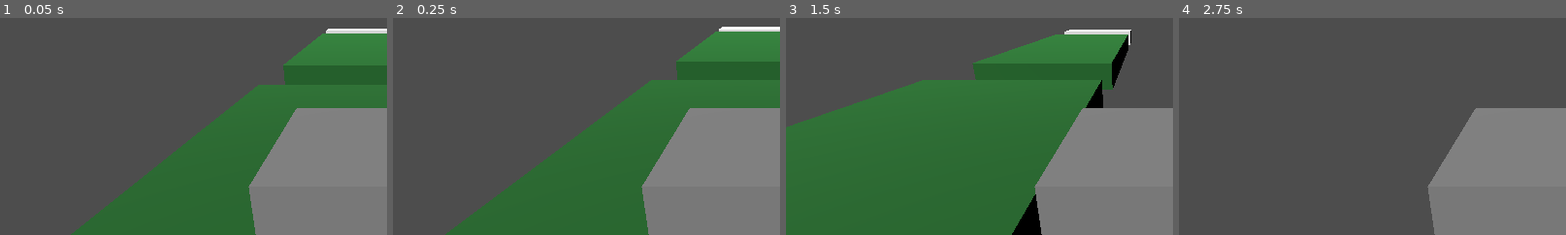
Above: before the commit, frames 1-4 (left to right).
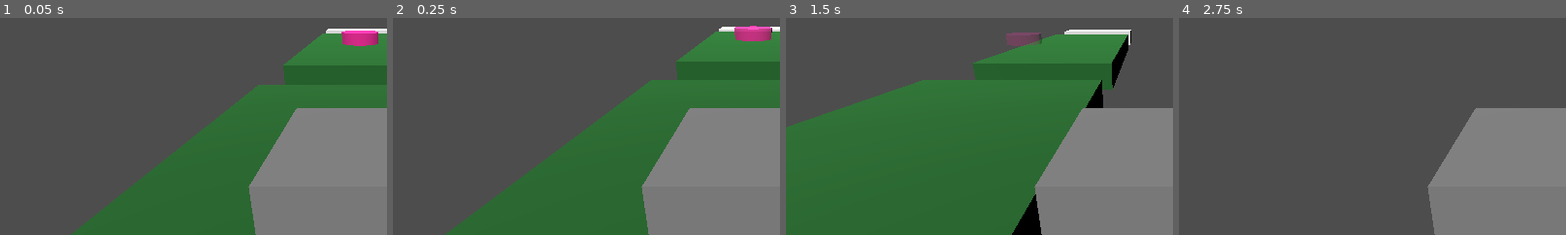
Above: after the commit, the same moments.

Repository: Christian-guajardo/godot_game_project
Game: Godot game, scene res://Contents/Scene/zone_1.tscn
Two runs of this game, one before a commit and one after it. Both use one fixed random seed, a clock stepped at 60 frames per second and the inputs below.
Inputs:
- Up to frame 1 (0.05 s): no input
- Up to frame 2 (0.25 s): no input
- Up to frame 3 (1.5 s): tap Enter (ui_accept) at 0.5, 0.77 s; hold Right (ui_right) 0.53-1.28 s; hold Down (ui_down) from 1.28 s (still down)
- Up to frame 4 (2.75 s): tap Enter (ui_accept) at 1.52 s; release Down (ui_down) at 2.03 s; hold Right (ui_right) from 2.03 s (still down)
The pictures show only the part of the screen within x 4-53%, y 32-82%; the shares and areas given below are measured in that part.

The runs differ from the first frame. In frame 1, 0.6% of the frame differs, in the area x 88-98%, y 5-13%; in frame 2, 0.6%; in frame 3, 0.4%; in frame 4, nothing differs.

Commit message:
Fix crash game crash at launch
Some scripts causing crash are fixed

Diff:
--- a/Contents/Assets/Obstacles/obstacle_despawn.tscn
+++ b/Contents/Assets/Obstacles/obstacle_despawn.tscn
@@ -1,7 +1,6 @@
-[gd_scene load_steps=6 format=3 uid="uid://cpuep25vfxv7n"]
+[gd_scene load_steps=5 format=3 uid="uid://cpuep25vfxv7n"]
 
-[ext_resource type="Script" path="res://Contents/scripts/obstacle_disparait.gd" id="1_4s3m1"]
-[ext_resource type="Script" uid="uid://dso7lrwle0tal" path="res://Contents/Scripts/Obstacle/obstacle_disparait.gd" id="2_va5po"]
+[ext_resource type="Script" uid="uid://dso7lrwle0tal" path="res://Contents/Scripts/Obstacle/obstacle_despawn.gd" id="2_va5po"]
 
 [sub_resource type="CylinderMesh" id="CylinderMesh_iyjr2"]
 height = 0.3
@@ -13,12 +12,11 @@
 height = 0.3
 
 [node name="obstacle_disparait" type="AnimatableBody3D"]
-script = ExtResource("1_4s3m1")
+script = ExtResource("2_va5po")
 
 [node name="MeshInstance3D" type="MeshInstance3D" parent="."]
 mesh = SubResource("CylinderMesh_iyjr2")
 surface_material_override/0 = SubResource("StandardMaterial3D_iyjr2")
-script = ExtResource("2_va5po")
 
 [node name="CollisionShape3D" type="CollisionShape3D" parent="."]
 transform = Transform3D(1, 0, 0, 0, 1, 0, 0, 0, 1, -0.0017089844, 0.0012207031, -0.0016174316)
--- a/Contents/Assets/Obstacles/obstacle_despawn_when_player_touch.tscn
+++ b/Contents/Assets/Obstacles/obstacle_despawn_when_player_touch.tscn
@@ -1,6 +1,5 @@
-[gd_scene load_steps=7 format=3 uid="uid://xytobdjvr4am"]
+[gd_scene load_steps=6 format=3 uid="uid://xytobdjvr4am"]
 
-[ext_resource type="Script" path="res://Contents/scripts/obstacle_despawn_touch_player.gd" id="1_ddhpi"]
 [ext_resource type="Script" uid="uid://b3bwaq2d2r7un" path="res://Contents/Scripts/Obstacle/obstacle_despawn_touch_player.gd" id="2_52xwv"]
 
 [sub_resource type="CylinderShape3D" id="CylinderShape3D_egmue"]
@@ -16,8 +15,8 @@
 [sub_resource type="CylinderShape3D" id="CylinderShape3D_hsi2r"]
 height = 0.3
 
-[node name="obstacle_depop" type="StaticBody3D"]
-script = ExtResource("1_ddhpi")
+[node name="obstacle_despawn_when_player_touch" type="StaticBody3D"]
+script = ExtResource("2_52xwv")
 
 [node name="Area3D" type="Area3D" parent="."]
 transform = Transform3D(1, 0, 0, 0, 1, 0, 0, 0, 1, -0.0017089844, 0.0012207031, -0.0016174316)
@@ -34,4 +33,3 @@
 
 [node name="CollisionShape3D" type="CollisionShape3D" parent="."]
 shape = SubResource("CylinderShape3D_hsi2r")
-script = ExtResource("2_52xwv")
--- a/Contents/Scene/zone_1.tscn
+++ b/Contents/Scene/zone_1.tscn
@@ -1,6 +1,7 @@
-[gd_scene load_steps=12 format=3 uid="uid://bpupadj04ovie"]
+[gd_scene load_steps=13 format=3 uid="uid://bpupadj04ovie"]
 
-[ext_resource type="Script" uid="uid://diflmds350hpe" path="res://Player.gd" id="1_t3o4r"]
+[ext_resource type="Script" uid="uid://diflmds350hpe" path="res://Player.gd" id="1_1qsk6"]
+[ext_resource type="PackedScene" uid="uid://cpuep25vfxv7n" path="res://Contents/Assets/Obstacles/obstacle_despawn.tscn" id="4_ubnrs"]
 
 [sub_resource type="BoxMesh" id="BoxMesh_231fi"]
 size = Vector3(10, 1, 5)
@@ -92,3 +93,6 @@
 
 [node name="Camera3D" type="Camera3D" parent="CharacterBody3D"]
 transform = Transform3D(-4.15117e-08, 0.31323, -0.949677, 1.36917e-08, 0.949677, 0.31323, 1, 1.77636e-15, -4.37114e-08, -1.58091, 1.28093, 0)
+
+[node name="obstacle_disparait" parent="." instance=ExtResource("4_ubnrs")]
+transform = Transform3D(-4.37114e-08, 0, -1, 0, 1, 0, 1, 0, -4.37114e-08, 6.277742, 1.5115439, -0.000972533)
Not shown: 2 places in Contents/Assets/Obstacles/moving_obstacle.tscn that only renumber resources
Not shown: 1 places in Contents/Scene/zone_1.tscn that only renumber resources
Renamed: Contents/Scripts/Obstacle/obstacle_disparait.gd -> Contents/Scripts/Obstacle/obstacle_despawn.gd
Renamed: Contents/Scripts/Obstacle/obstacle_disparait.gd.uid -> Contents/Scripts/Obstacle/obstacle_despawn.gd.uid
